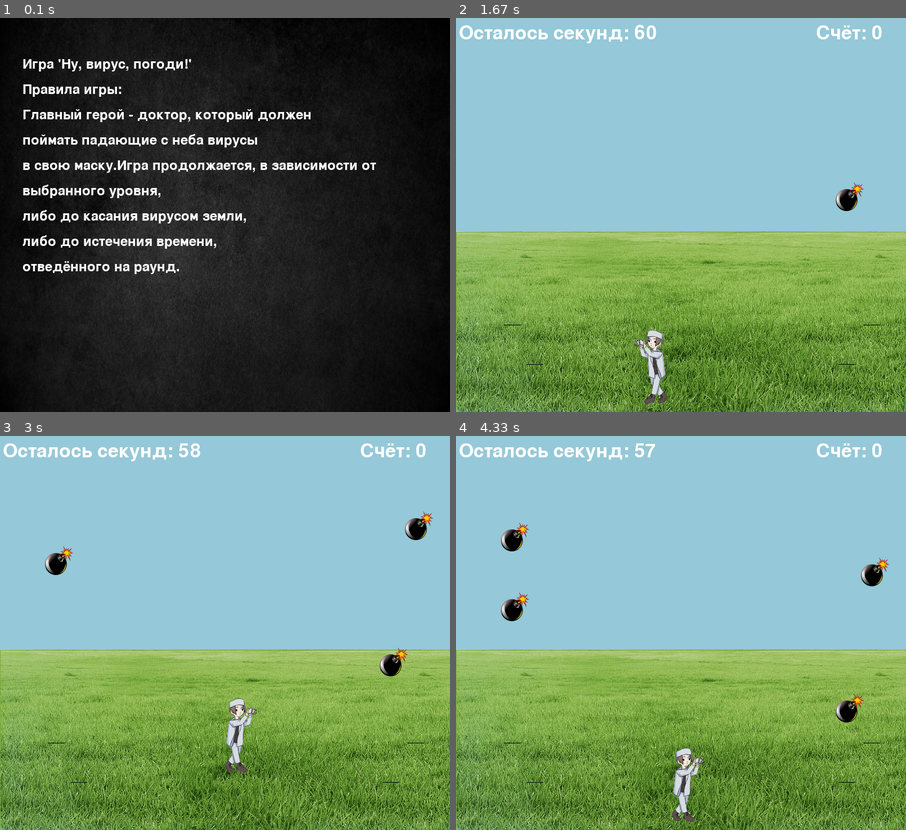
Above: before the commit, frames 1-4 (two rows, left to right).
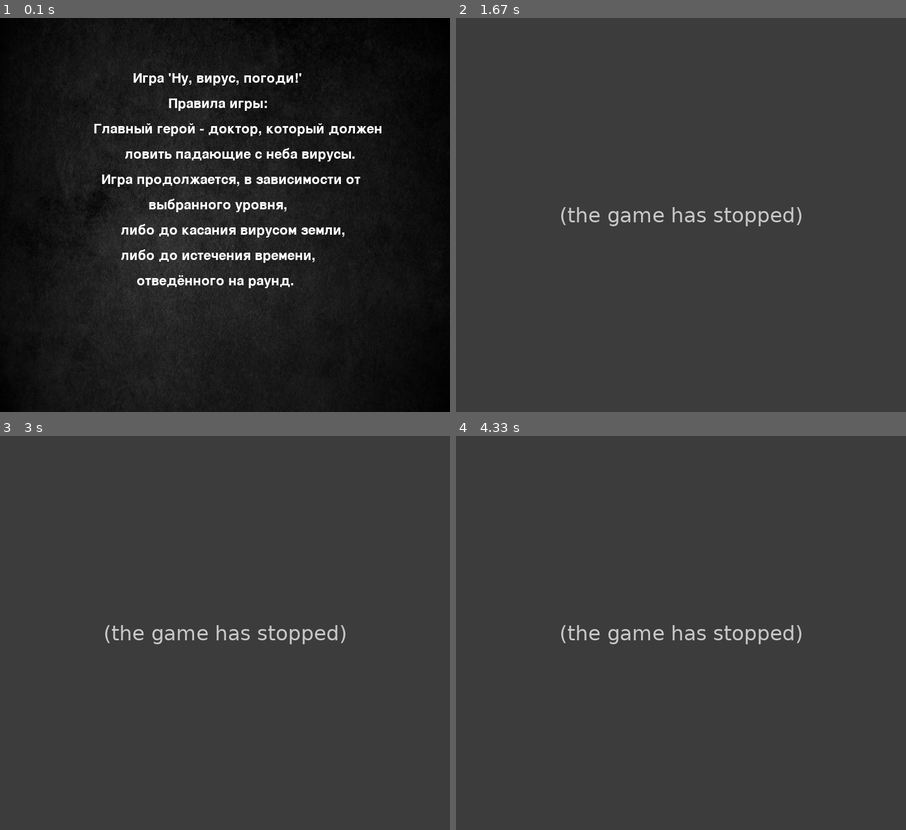
Above: after the commit, the same moments.

Repository: Artpukh/pygame-project
Game: pygame game, started from main.py
Two runs of this game, one before a commit and one after it. Both use one fixed random seed, a clock stepped at 60 frames per second and the inputs below.
Inputs (mouse positions are in pixels of both pictures, inside the frame that each line leads up to):
- Up to frame 1 (0.1 s): no input
- Up to frame 2 (1.67 s): hold Left 0.33-0.87 s; press the mouse at (762, 262) at 0.93 s; move the mouse to (735, 195) at 1.03 s; release the mouse at (708, 124) at 1.17 s; hold Down 1.23-1.53 s; hold Left from 1.57 s (still down)
- Up to frame 3 (3 s): release Left at 1.97 s; hold Up 2-2.37 s; hold Right from 2.4 s (still down)
- Up to frame 4 (4.33 s): release Right at 3.03 s; hold Down 3.07-3.43 s; hold Left 3.47-3.93 s; hold Right from 3.97 s (still down)

The runs differ from the first frame. In frame 1, 9.3% of the frame differs, in the area x 5-85%, y 10-69%; in frame 2, 100%, in the area x 0-100%, y 0-100%; in frame 3, 100%; in frame 4, 100%.
Error after the commit: AttributeError: 'InputBox' object has no attribute 'txt_surf' (open_2.py line 130); the game stopped at 0.33 s (later frames are placeholders)

Commit message:
commit of comments

Diff:
--- a/main.py
+++ b/main.py
@@ -14,24 +14,26 @@
 horizontal_borders = pygame.sprite.Group()
 vertical_borders = pygame.sprite.Group()
 bomb_borders = pygame.sprite.Group()
-count = 0
-seconds = 60
-wall_list = []
-left = False
-step = 8
-choosen_level = None
+count = 0 # очки
+seconds = 60 # время таймера
+wall_list = [] # список стен
+left = False # повернут ли персонаж влево
+step = 8 # шаг персонажа
+choosen_level = None # выбранный уровень
+p50 = False
 screen_rect = pygame.Rect(0, 0, width, height)
 
 
-def check_level(level):
+def check_level(level): # проверака уровня
     global choosen_level
     if level == 'до касания земли':
         choosen_level = True
+
     else:
         choosen_level = False
 
 
-def load_image(name, color_key=None):
+def load_image(name, color_key=None):  # загрузка фотографий
     fullname = os.path.join('data', name)
     # если файл не существует, то выходим
     if not os.path.isfile(fullname):
@@ -48,7 +50,7 @@
     return image
 
 
-def for_open_1():
+def for_open_1():  # открытие первого стартового окна
     StartScreen('black_fon.jpg')
     while True:
         for event in pygame.event.get():
@@ -57,13 +59,13 @@
                 sys.exit()
             elif event.type == pygame.KEYDOWN or \
                     event.type == pygame.MOUSEBUTTONDOWN:
-                spis = main(screen)
+                spis = main(screen)  # список, содержащий никнейм игрока и выбранный им уровень
                 return spis
         pygame.display.flip()
         clock.tick(30)
 
 
-def for_open_2():
+def for_final():  # открытие финального окна
     while True:
         EndScreen()
         for event in pygame.event.get():
@@ -73,21 +75,28 @@
             if event.type == pygame.MOUSEBUTTONDOWN:
                 if EndScreen().check(event):
                     pygame.quit()
-                    os.system('python main.py')
+                    os.system('python main.py')  # перезапуск игры
                     sys.exit()
         EndScreen()
         pygame.display.flip()
         clock.tick(30)
 
 
-def end(spis):
+def end(spis, p50):  # добавление результатов в базу данных
     data = sqlite3.connect('game_data.db')
     cur = data.cursor()
     if spis[1] == "до касания земли":
         players = cur.execute('''SELECT nickname, points from Touch_Level''').fetchall()
-        our_pl = list(filter(lambda x: x[0] == spis[0], players))
+        our_pl = []
+        # находим элемент, у которого никнейм совпадает с никнеймом современного игрока
+        for i in players:
+            print(i[0])
+            print(spis[0])
+            if str(i[0]) == str(spis[0]):
+                our_pl.append(i)
+        print(our_pl)
         if our_pl:
-            if our_pl[0][1] < count:
+            if our_pl[0][1] < count:  # проверка на величнину набранных очков
                 players = cur.execute("""UPDATE Touch_Level
                     SET points=?
                     WHERE nickname=?""", (count, spis[0]))
@@ -97,11 +106,20 @@
             tuplee = (spis[0], count)
             cur.execute(add, tuplee)
     elif spis[1] == "до истечения времени":
-        players = cur.execute('''SELECT nickname from Time_Level''').fetchall()
-        if spis[0] in players:
-            players = cur.execute("""UPDATE Time_Level
-                        SET points=?
-                        WHERE nickname=?""", (count, spis[0]))
+        players = cur.execute('''SELECT nickname, points from Time_Level''').fetchall()
+        our_pl = []
+        # находим элемент, у которого никнейм совпадает с никнеймом современного игрока
+        for i in players:
+            print(i[0])
+            print(spis[0])
+            if str(i[0]) == str(spis[0]):
+                our_pl.append(i)
+        print(our_pl)
+        if our_pl:
+            if our_pl[0][1] < count:
+                players = cur.execute("""UPDATE Time_Level
+                            SET points=?
+                            WHERE nickname=?""", (count, spis[0]))
         else:
             add = '''INSERT into Time_Level(nickname,points)
                                             VALUES(?, ?)'''
@@ -112,45 +130,44 @@
         sys.exit()
     data.commit()
     data.close()
-    spis = for_open_2()
-    return spis
-
-def move(xstep, ystep, player_rect):
+    if not p50: # если игрок набирает 50 очков в "до касания", то финальное окно не открывается
+        spis = for_final()
+        return spis
+
+
+def move(xstep, ystep, player_rect):  # проверка на столкновение со стенами
     player_rect.x += xstep
     for block in wall_list:
         if player_rect.colliderect(block):
             if xstep < 0:
-                player_rect.left = block.right
+                player_rect.left = block.right  # выравниваем по левой стене
             elif xstep > 0:
-                player_rect.right = block.left
+                player_rect.right = block.left  # выравниваем по правой стене
             break
 
     player_rect.y += ystep
     for block in wall_list:
         if player_rect.colliderect(block):
             if ystep < 0:
-                player_rect.top = block.bottom
+                player_rect.top = block.bottom  # выравние по верхней стене
             elif ystep > 0:
-                player_rect.bottom = block.top
+                player_rect.bottom = block.top  # выравнивание по нижней стене
             break
 
 
-class Grass(pygame.sprite.Sprite):
-    image = load_image("grass2.png", color_key=None) # grass1.png
+class Grass(pygame.sprite.Sprite):  # фон травы
+    image = load_image("grass2.png", color_key=None)
 
     def __init__(self):
         super().__init__(all_sprites)
         self.image = Grass.image
         self.rect = self.image.get_rect()
-        # вычисляем маску для эффективного сравнения
         self.mask = pygame.mask.from_surface(self.image)
-        # располагаем горы внизу
         self.rect.bottom = height
 
 
-
-class Faller(pygame.sprite.Sprite, ):
-    image = load_image('bomb.png')
+class Faller(pygame.sprite.Sprite, ):  # вирусы
+    image = load_image('korona1.png')
 
     def __init__(self, *group):
         super().__init__(*group)
@@ -177,11 +194,10 @@
         if choosen_level:
             if pygame.sprite.spritecollide(self, bomb_borders, False):
                 global spis
-                end(spis)
-
-
-class Border(pygame.sprite.Sprite):
-    # строго вертикальный или строго горизонтальный отрезок
+                end(spis, p50)  # открываем финальное окно при касании земли
+
+
+class Border(pygame.sprite.Sprite):  # границы
     def __init__(self, x1, y1, x2, y2):
         super().__init__(all_sprites)
         if x1 == x2:  # вертикальная стенка
@@ -198,7 +214,7 @@
             wall_list.append(self.rect)
 
 
-class VirusBorder(pygame.sprite.Sprite):
+class VirusBorder(pygame.sprite.Sprite):  # границы для вируса
     def __init__(self, x1, y1, x2):
         super().__init__(all_sprites)
         # горизонтальная стенка
@@ -209,10 +225,10 @@
     def update(self):
         if not choosen_level:
             if pygame.sprite.spritecollide(self, faller_spr, True):
-                pass
-
-
-def draw(sc):
+                pass  # если "до истечения времени", то ничего не происходит
+
+
+def draw(sc):  # количество очков и таймер
     global count
     font = pygame.font.Font(None, 50)
     text = font.render(f"Счёт: {count}", True, (255, 255, 255))
@@ -226,23 +242,22 @@
         sc.blit(text_timer, (text_timer_x, text_timer_y))
 
 
-class StartScreen:
+class StartScreen:   # первое стартовое окно
     def __init__(self, fon_image):
-        self.intro_text = ["Игра 'Ну, вирус, погоди!' "" ",
-                      "Правила игры:",
-                      "Главный герой - доктор, который должен",
-                      "поймать падающие с неба вирусы",
-                      "в свою маску."
-                      "Игра продолжается, в зависимости от",
-                      "выбранного уровня,",
-                      "либо до касания вирусом земли,",
-                      "либо до истечения времени,",
-                      "отведённого на раунд."]
+        self.intro_text = ["                            Игра 'Ну, вирус, погоди!' "" ",
+                      "                                     Правила игры:",
+                      "                  Главный герой - доктор, который должен",
+                      "                          ловить падающие с неба вирусы.",
+                      "                    Игра продолжается, в зависимости от",
+                      "                                выбранного уровня,",
+                      "                         либо до касания вирусом земли,",
+                      "                         либо до истечения времени,",
+                      "                             отведённого на раунд."]
 
         fon = pygame.transform.scale(load_image(fon_image), (width, height))
         screen.blit(fon, (0, 0))
         font = pygame.font.Font(None, 35)
-        text_coord = 50
+        text_coord = 75  # отступ по оси y
         for line in self.intro_text:
             string_rendered = font.render(line, True, pygame.Color('white'))
             intro_rect = string_rendered.get_rect()
@@ -253,7 +268,7 @@
             screen.blit(string_rendered, intro_rect)
 
 
-class EndScreen:
+class EndScreen:  # финальный экран
     def __init__(self):
         fon = pygame.transform.scale(load_image('black_fon.jpg'), (width, height))
         screen.blit(fon, (0, 0))
@@ -267,13 +282,13 @@
         screen.blit(bt_surf, (240, 350))
         self.bt_rect = pygame.Rect(250, 350, 350, 75)
 
-    def check(self, *args):
+    def check(self, *args):  # проверка на нажатие кнопки
         if args and self.bt_rect.collidepoint(args[0].pos):
             return True
         return False
 
 
-def for_win_screen():
+def for_win_screen():  # для открытия окна при наборе 50 баллов в "до касания земли"
     while True:
         WinnerScreen()
         for event in pygame.event.get():
@@ -282,13 +297,15 @@
                 sys.exit()
             if event.type == pygame.MOUSEBUTTONDOWN:
                 if WinnerScreen().check(event):
+                    p50 = True  # набрано 50 баллов
+                    end(spis, p50)
                     pygame.quit()
-                    os.system('python main.py')
+                    os.system('python main.py')  # перезагрузка программы
                     sys.exit()
-        particle_count = 1
-        numbers = range(-3, 10)
+        particle_count = 1  # количество появившихся звёздочек за одну иттерацию
+        numbers = range(-3, 10)  # скорости звёздочек
         for i in range(particle_count):
-             Particle(random.choice(numbers), random.choice(numbers))
+             Particle(random.choice(numbers), random.choice(numbers))  # "рождаем" звёздочки
         stars.update()
         WinnerScreen()
         stars.draw(screen)
@@ -296,7 +313,7 @@
         clock.tick(50)
 
 
-class WinnerScreen:
+class WinnerScreen:  # победное окно
     def __init__(self):
         fon = pygame.transform.scale(load_image('black_fon.jpg'), (width, height))
         screen.blit(fon, (0, 0))
@@ -310,16 +327,16 @@
         screen.blit(bt_surf, (240, 350))
         self.bt_rect = pygame.Rect(250, 350, 350, 75)
 
-    def check(self, *args):
+    def check(self, *args):  # проверка на нажатие кнопки
         if args and self.bt_rect.collidepoint(args[0].pos):
             return True
         return False
 
 
-class Particle(pygame.sprite.Sprite):
+class Particle(pygame.sprite.Sprite):  # звёздочки
     fire = [load_image("star.png")]
     for scale in (5, 10, 20):
-        fire.append(pygame.transform.scale(fire[0], (scale, scale)))
+        fire.append(pygame.transform.scale(fire[0], (scale, scale)))   # добавляем звёздочки разных размеров
 
     def __init__(self, dx, dy):
         super().__init__(stars)
@@ -342,14 +359,14 @@
             self.kill()
 
 
-class AnimatedSprite(pygame.sprite.Sprite):
+class AnimatedSprite(pygame.sprite.Sprite):  # анимация
     def __init__(self, sheet, columns, rows, x, y, *group):
         super().__init__(*group)
         self.frames = []
         self.cut_sheet(sheet, columns, rows)
         self.cur_frame = 0
         self.image = self.frames[self.cur_frame]
-        self.image = pygame.transform.scale(self.image, (150, 150))
+        self.image = pygame.transform.scale(self.image, (150, 150))  # уменьшаем доктора
         self.rect = self.image.get_rect()
         self.rect = self.rect.move(x, y)
         self.spr = self.rect
@@ -361,21 +378,21 @@
                 frame_location = (self.rect.w * i, self.rect.h * j)
                 self.frames.append(sheet.subsurface(pygame.Rect(frame_location, self.rect.size)))
 
-    def update(self):
+    def update(self):  # ставим новую картинку, смотрящую вправо
         self.cur_frame = (self.cur_frame + 1) % len(self.frames)
         self.image = self.frames[self.cur_frame]
 
-    def update_left(self):
+    def update_left(self):  # ставим новую картинку, смотрящую влево
         self.cur_frame = (self.cur_frame + 1) % len(self.frames)
         self.image = pygame.transform.flip(self.frames[self.cur_frame], True, False)
 
-    def touch(self):
+    def touch(self):  # добавляем баллы за каждый пойманный вирус
         if pygame.sprite.spritecollide(self, faller_spr, True):
             global count
             count += 1
 
 
-spis = for_open_1()
+spis = for_open_1()  # принимаем никнейм и уровень
 if spis is None:
     pygame.quit()
     sys.exit()
@@ -395,15 +412,15 @@
     grass = Grass()
     clock = pygame.time.Clock()
     timer = pygame.USEREVENT + 1
+    pygame.time.set_timer(timer, 1000)  # частота, с которой падают вирусы
     VirusBorder(85, 545, 115)
     VirusBorder(125, 615, 155)
     VirusBorder(725, 545, 755)
     VirusBorder(680, 615, 710)
     gamer_spr = pygame.sprite.Group()
     faller_spr = pygame.sprite.Group()
-    pygame.time.set_timer(timer, 1000)
     timer2 = pygame.USEREVENT + 2
-    pygame.time.set_timer(timer2, 60000)
+    pygame.time.set_timer(timer2, 60000)  # таймер
     Border(0, 380, 0, 700)
     Border(0, 700, 800, 700)
     Border(800, 375, 800, 700)
@@ -416,7 +433,7 @@
 
         for event in pygame.event.get():
             if event.type == pygame.QUIT:
-                running = False
+                end(spis, p50)
             if event.type == timer:
                 Faller(faller_spr)
                 faller_spr.draw(screen)
@@ -424,34 +441,34 @@
                 seconds -= 1
             if event.type == timer2:
                 if choosen_level is False:
-                    end(spis)
+                    end(spis, p50)
             if event.type == pygame.MOUSEBUTTONDOWN:
                 pygame.quit()
 
-        if pygame.key.get_pressed()[pygame.K_RIGHT]:
+        if pygame.key.get_pressed()[pygame.K_RIGHT]:  # движение вправо
             move(step, 0, dragon.rect)
             dragon.update()
             dragon.image = pygame.transform.scale(dragon.image, (150, 150))
             left = False
 
-        if pygame.key.get_pressed()[pygame.K_LEFT]:
+        if pygame.key.get_pressed()[pygame.K_LEFT]:  # движение влево
             move(-step, 0, dragon.rect)
             dragon.update_left()
             dragon.image = pygame.transform.scale(dragon.image, (150, 150))
             left = True
 
-        if pygame.key.get_pressed()[pygame.K_UP]:
+        if pygame.key.get_pressed()[pygame.K_UP]:  # движение вверх
             move(0, -step, dragon.rect)
-            if left:
+            if left:  # если герой смотрел влево, то, поднимаясь, он тоже будет смотреть влево
                 dragon.update_left()
                 dragon.image = pygame.transform.scale(dragon.image, (150, 150))
             else:
                 dragon.update()
                 dragon.image = pygame.transform.scale(dragon.image, (150, 150))
 
-        if pygame.key.get_pressed()[pygame.K_DOWN]:
+        if pygame.key.get_pressed()[pygame.K_DOWN]:  # движение вниз
             move(0, step, dragon.rect)
-            if left:
+            if left:  # если герой смотрел влево, то, опускаясь, он тоже будет смотреть влево
                 dragon.update_left()
                 dragon.image = pygame.transform.scale(dragon.image, (150, 150))
             else:
@@ -463,14 +480,13 @@
         gamer_spr.update(event)
         all_sprites.draw(screen)
         all_sprites.update()
-       # gamer_spr.draw(screen)
         faller_spr.draw(screen)
         faller_spr.update()
         dragon.touch()
         draw(screen)
         animation.draw(screen)
-        if choosen_level and count == 5:
-            for_win_screen()
+        if choosen_level and count == 50:
+            for_win_screen()  # если игрок набирает 50 баллов в "до касания", то открывается специальное окно
         pygame.display.flip()
         clock.tick(60)
         pygame.display.flip()
--- a/open_2.py
+++ b/open_2.py
@@ -8,9 +8,9 @@
 pygame.init()
 size = width, height = 800, 700
 screen = pygame.display.set_mode(size)
-color_inactive = pygame.Color('lightskyblue3')
-color_active = pygame.Color('dodgerblue2')
-shrift = pygame.font.Font(None, 32)
+color_inactive = pygame.Color(175, 238, 238)
+color_active = pygame.Color(0, 191, 255)
+font_txt = pygame.font.Font(None, 32)
 
 
 def load_image(name, colorkey=None):
@@ -30,7 +30,7 @@
     return image
 
 
-def labels(titles, coords, surf):
+def labels(titles, coords, surf):  # надписи на кнопках, над полем ввода, об уровнях сложности
     fonn = pygame.transform.scale(load_image('black_fon.jpg'), (width, height))
     screen.blit(fonn, (0, 0))
     label_font = pygame.font.Font(None, 28)
@@ -48,10 +48,10 @@
     surf[1].blit(label_text4, coords[4])
 
 
-def bestlb_tch(spis):
+def bestlb_tch(spis):  # надписи с лучшим игроком в режиме "до касания"
     font = pygame.font.Font(None, 20)
     text_1 = font.render('Лучший игрок в "до касания":', True, (255, 255, 255))
-    text_2 = font.render(spis[0], True, (255, 255, 255))
+    text_2 = font.render(f'{spis[0]}', True, (255, 255, 255))
     text_3 = font.render('Баллы:', True, (255, 255, 255))
     text_4 = font.render(f'{spis[1]}', True, (255, 255, 255))
     screen.blit(text_1, (50, 35))
@@ -60,7 +60,7 @@
     screen.blit(text_4, (50, 110))
 
 
-def bestlb_time(spis):
+def bestlb_time(spis):  # надписи с лучшим игроком в режиме "до истечения времени"
     font = pygame.font.Font(None, 20)
     text_5 = font.render('Лучший игрок в "до истечения времени":', True, (255, 255, 255))
     text_6 = font.render(f'{spis[0]}', True, (255, 255, 255))
@@ -72,7 +72,7 @@
     screen.blit(text_8, (500, 110))
 
 
-def thebest_tch():
+def thebest_tch():  # достаём из таблицы лучшего игрока в "до касания"
     players_tch = cur.execute('''SELECT nickname, points from Touch_Level''').fetchall()
     if players_tch:
         players_tch = sorted(players_tch, key=lambda x: -x[1])
@@ -84,7 +84,7 @@
         return ['Пока что никого нет :(', 0]
 
 
-def thebest_time():
+def thebest_time():  # достаём из таблицы лучшего игрока в "до истечения времени"
     players_time = cur.execute('''SELECT nickname, points from Time_Level''').fetchall()
     if players_time:
         players_time = sorted(players_time, key=lambda x: -x[1])
@@ -96,12 +96,12 @@
         return ['Пока что никого нет :(', 0]
 
 
-class InputBox:
+class InputBox:  # строка для ввода
     def __init__(self, x, y, w, h, text=''):
         self.rect = pygame.Rect(x, y, w, h)
         self.color = color_inactive
         self.text = text
-        self.txt_surface = shrift.render(text, True, self.color)
+        self.txt_surface = font_txt.render(text, True, self.color)
         self.active = False
         self.nick = ''
 
@@ -120,21 +120,21 @@
                     self.text = self.text[:-1]
                 else:
                     self.text += event.unicode
-                self.txt_surface = shrift.render(self.text, True, self.color)
+                self.txt_surf = font_txt.render(self.text, True, self.color)
 
     def update(self):
         width = max(200, self.txt_surface.get_width() + 10)
-        self.rect.w = width
+        self.rect.w = width  # ширина поля ввода
 
-    def draw(self, screen):
-        screen.blit(self.txt_surface, (self.rect.x + 5, self.rect.y+5))
+    def draw(self, screen):  # отображаем на экране поле ввода и текст
+        screen.blit(self.txt_surf, (self.rect.x + 5, self.rect.y + 5))
         pygame.draw.rect(screen, self.color, self.rect, 2)
 
     def nick_and_lvl(self):
         return self.nick
 
 
-def main_prog(rect, box, *args):
+def main_prog(rect, box, *args):  # при нажатии на кнопку возврщаем введённый никнейм и выбранный режим
     if args and args[0].type == pygame.MOUSEBUTTONDOWN:
         if rect[0].collidepoint(args[0].pos):
             sp = []
@@ -148,13 +148,13 @@
             return sp
 
 
-def main(screen):
-    bt1_surf = pygame.Surface((220, 75))
-    bt2_surf = pygame.Surface((330, 75))
+def main(screen):  # основной цикл
+    bt1_surf = pygame.Surface((220, 75))  # кнопка "до касания"
+    bt2_surf = pygame.Surface((330, 75))  # кнопка "до истечения времени"
     surfaces = [bt1_surf, bt2_surf]
-    labels_cord_sp = [(290, 170), (40, 295), (100, 400), (380, 400), (2, 28)]
+    labels_cord_sp = [(290, 170), (40, 295), (100, 400), (380, 400), (2, 28)]  # координаты надписей
     labels_ttl_sp = ['Введите ваш никнейм', 'Введите уровень сложности: до касания земли или до истечения времени',
-                     'Играть в "до касания"', 'Играть в "до истечения времени"']
+                     'Играть в "до касания"', 'Играть в "до истечения времени"']  # надписи
     labels(labels_ttl_sp, labels_cord_sp, surfaces)
     touching = thebest_tch()
     timing = thebest_time()
@@ -165,7 +165,7 @@
         for event in pygame.event.get():
             if event.type == pygame.QUIT:
                 run = False
-            if event.type == pygame.MOUSEBUTTONDOWN:
+            if event.type == pygame.MOUSEBUTTONDOWN:  # проверяем нажатие кнопки возвращаем информацию в основную программу
                 main_prog([pygame.Rect(100, 400, 220, 75), pygame.Rect(380, 400, 330, 75)], input_box, event)
                 if main_prog([pygame.Rect(100, 400, 220, 75), pygame.Rect(380, 400, 330, 75)], input_box, event):
                     return main_prog([pygame.Rect(100, 400, 220, 75), pygame.Rect(380, 400, 330, 75)], input_box, event)
Binary file changed: data/diag_pg.jpg
Binary file changed: game_data.db
